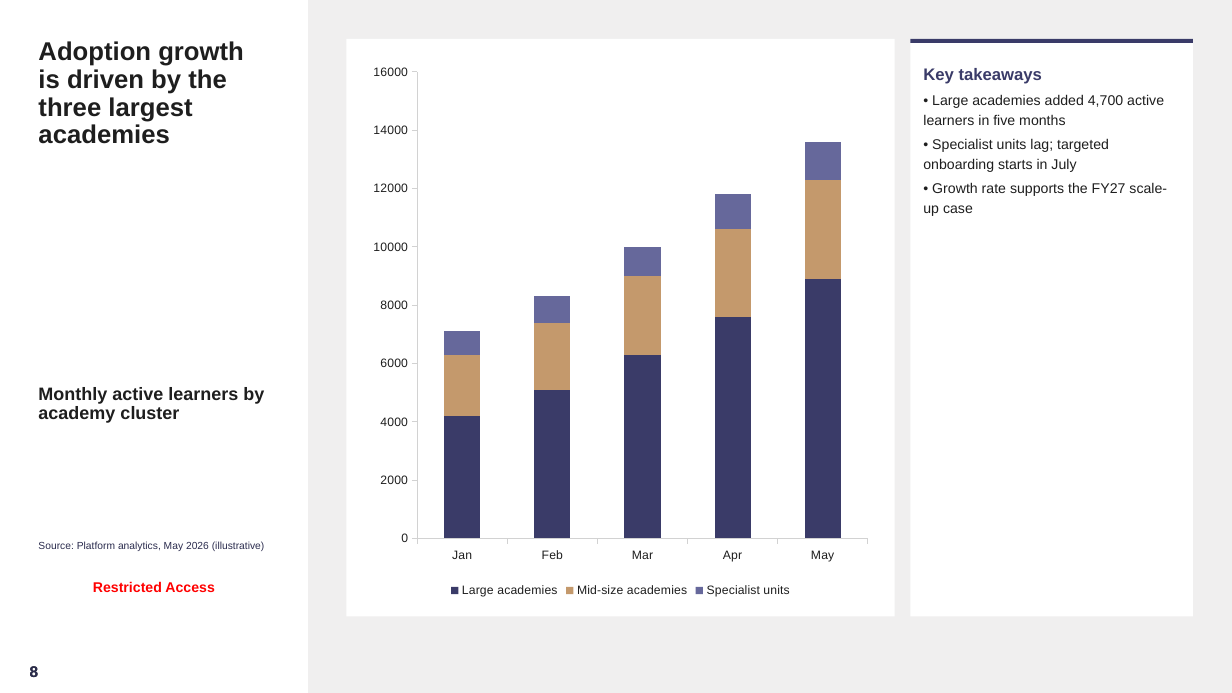
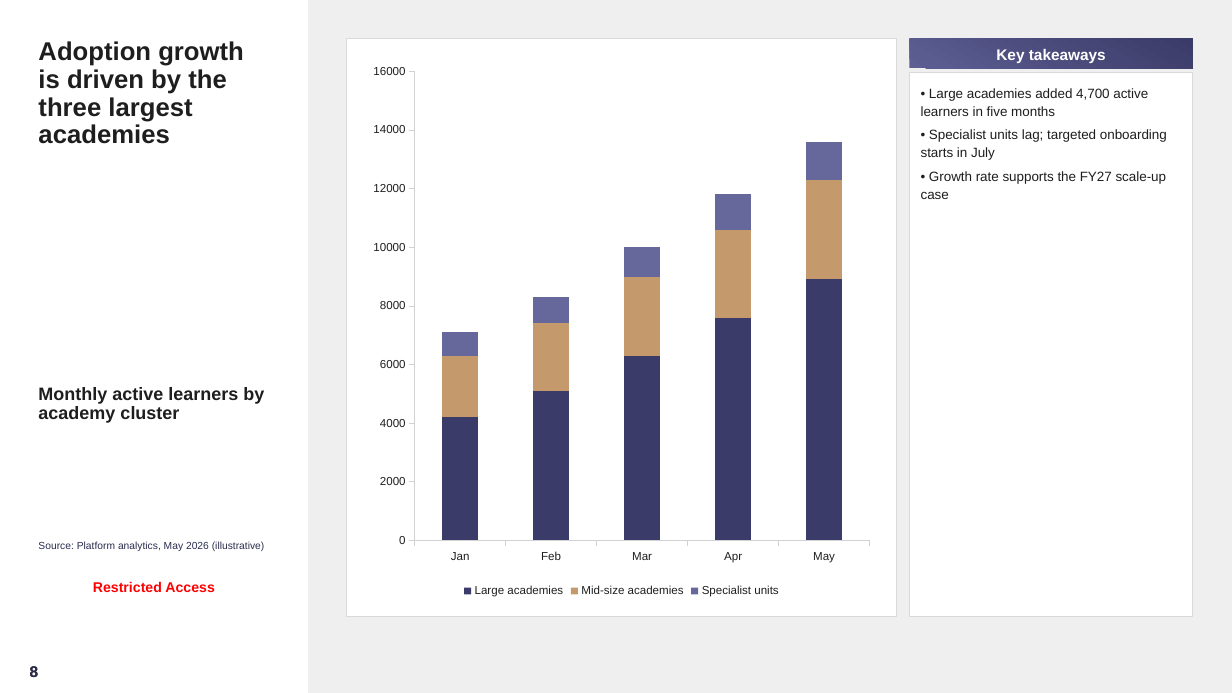
Before and after one commit to ammarkojok/Consulting-Toolkit, a slide deck: slide 8 of .claude/skills/tetp-deck/examples/example-deck.pptx. Drawn at 1232x693 pixels with LibreOffice and Linux fonts; fonts in the diff are those of the drawing; background and template pictures are left out. Boxes give left, top, right and bottom in pixels: in the first picture for what was removed or moved away, otherwise in the second. Text is boxed around its words. In the diff, an @@ line names an element or a change of style, - is before the commit and + after.

```diff
--- a/.claude/skills/tetp-deck/examples/example-deck.pptx
+++ b/.claude/skills/tetp-deck/examples/example-deck.pptx
@@ rectangle at box(347, 39, 897, 616): outline none to #D9D9D9 0.75 pt @@
@@ column stacked chart at box(363, 54, 880, 602) @@
@@ legend changed @@
@@ category axis changed @@
@@ value axis changed @@
@@ lettering changed @@
@@ rectangle: place and size @@
-rectangle at box(910, 39, 1193, 43)
+rectangle at box(909, 39, 1193, 68)
@@ rectangle at box(909, 39, 1193, 68): fill #3A3B68 to gradient #5D5E92 to #3A3B68 @@
@@ text added at box(996, 49, 1106, 63), 12 pt, text #FFFFFF, bold @@
+Key takeaways
@@ rectangle at box(909, 72, 1193, 616): outline none to #D9D9D9 0.75 pt @@
@@ rectangle: place and size @@
-rectangle at box(910, 39, 1193, 616)
+rectangle at box(909, 72, 1193, 616)
@@ text "• Large academies added 4,700 ...": place and size @@
-text "• Large academies added 4,700 ..." at box(923, 68, 1167, 216)
+text "• Large academies added 4,700 ..." at box(921, 88, 1167, 199)
@@ text "• Large academies added 4,700 ..." at box(921, 88, 1167, 199): size 11 to 10.5 pt; line spacing 1.15 to 1.12 @@
@@ text at box(923, 68, 1042, 84): paragraph removed @@
-Key takeaways
```
Also in this commit, not shown: 7 other slides changed, 1 slide added, 11 other files.
